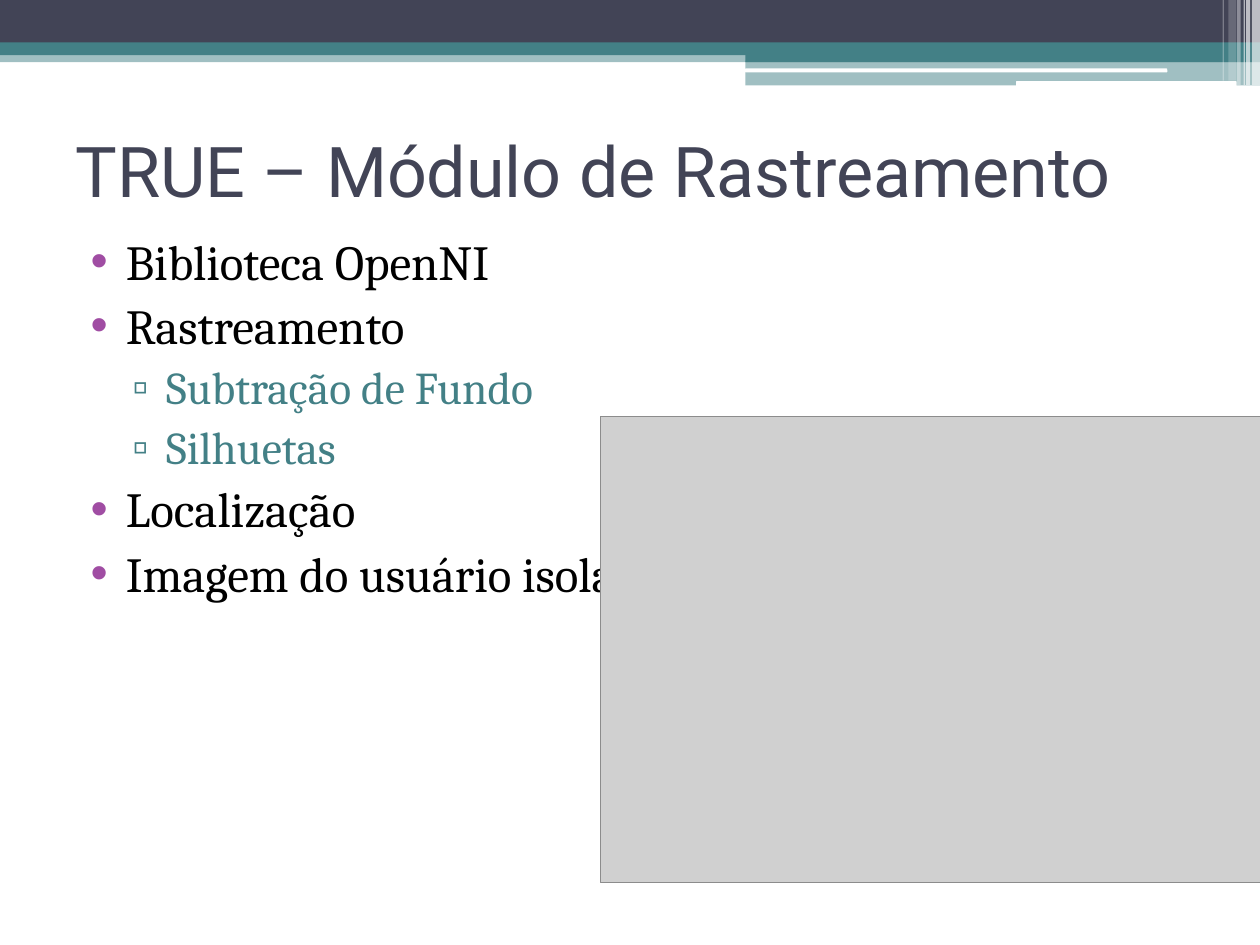
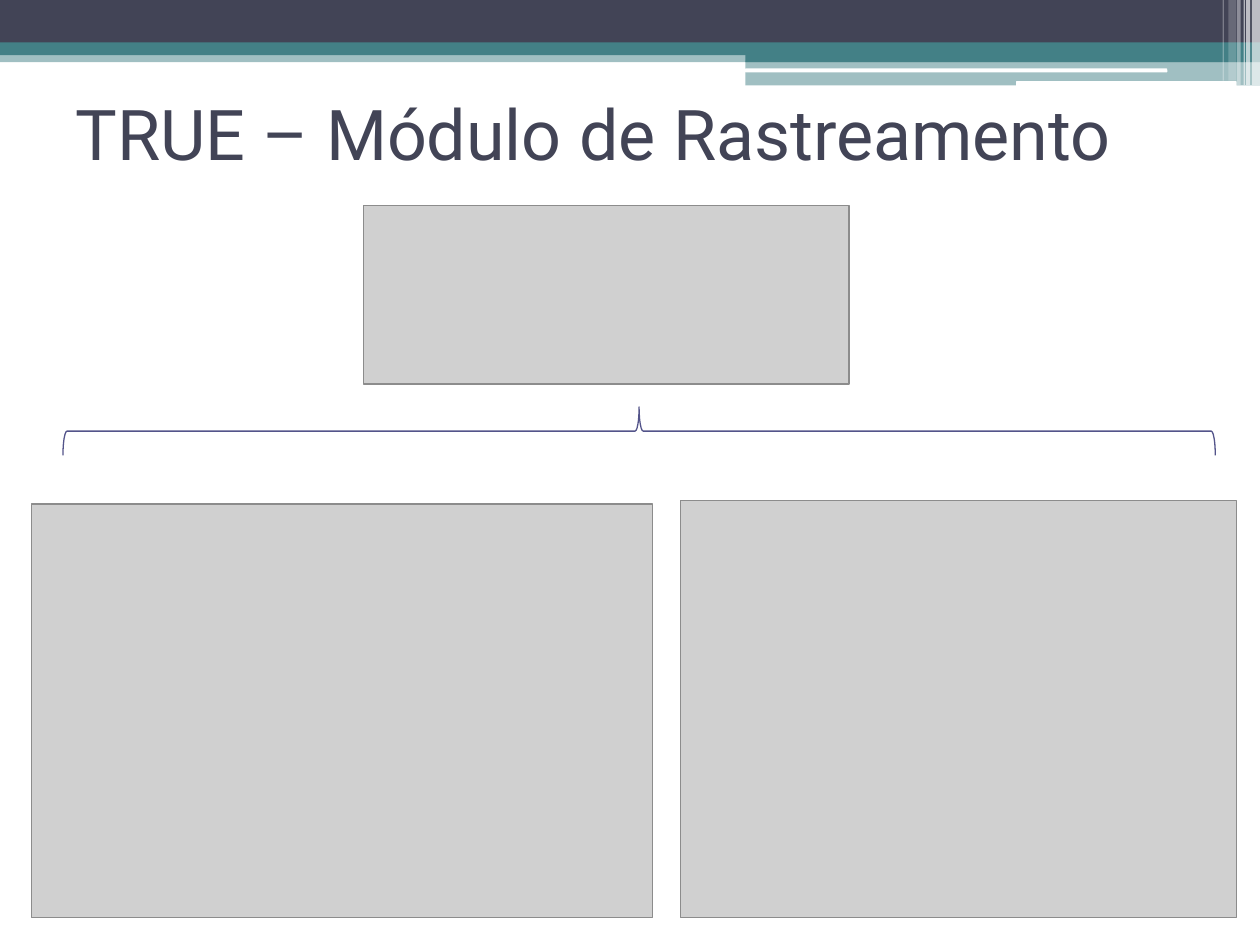
Before and after one commit to talesporto/Artigo-TRUE-SBCUP, a slide deck: slide 17 of apresentacao/ApresentacaoSBCUP.pptx (slide 18 before the commit). Drawn at 1260x945 pixels with LibreOffice and Linux fonts; fonts in the diff are those of the drawing; grey boxes stand for pictures. Boxes give left, top, right and bottom in pixels: in the first picture for what was removed or moved away, otherwise in the second. Text is boxed around its words. In the diff, an @@ line names an element or a change of style, - is before the commit and + after.

```diff
--- a/apresentacao/ApresentacaoSBCUP.pptx
+++ b/apresentacao/ApresentacaoSBCUP.pptx
@@ title "TRUE – Módulo de Rastreamento": place and size @@
-title "TRUE – Módulo de Rastreamento" at (76, 144, 1110, 198)
+title "TRUE – Módulo de Rastreamento" at (76, 107, 1110, 161)
@@ picture added at (364, 205, 849, 384) @@
@@ text removed at (126, 246, 663, 603) @@
-• Biblioteca OpenNI
-• Rastreamento
-  ▫ Subtração de Fundo
-  ▫ Silhuetas
-• Localização
-• Imagem do usuário isolada
@@ right brace added at (62, 408, 1215, 455), outline #53548A 0.75 pt @@
@@ picture added at (32, 504, 653, 917) @@
@@ picture: place and size @@
-picture at (601, 416, 1260, 882)
+picture at (680, 500, 1236, 917)
```
Also in this commit, not shown: 6 other slides changed.
